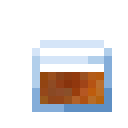
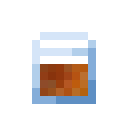
Comparing the layer stacks of the two w=128, h=128 images. Changes:
painted on "Liquid" over [40, 64, 104, 104]
painted on "Glass" over [32, 32, 112, 112]
